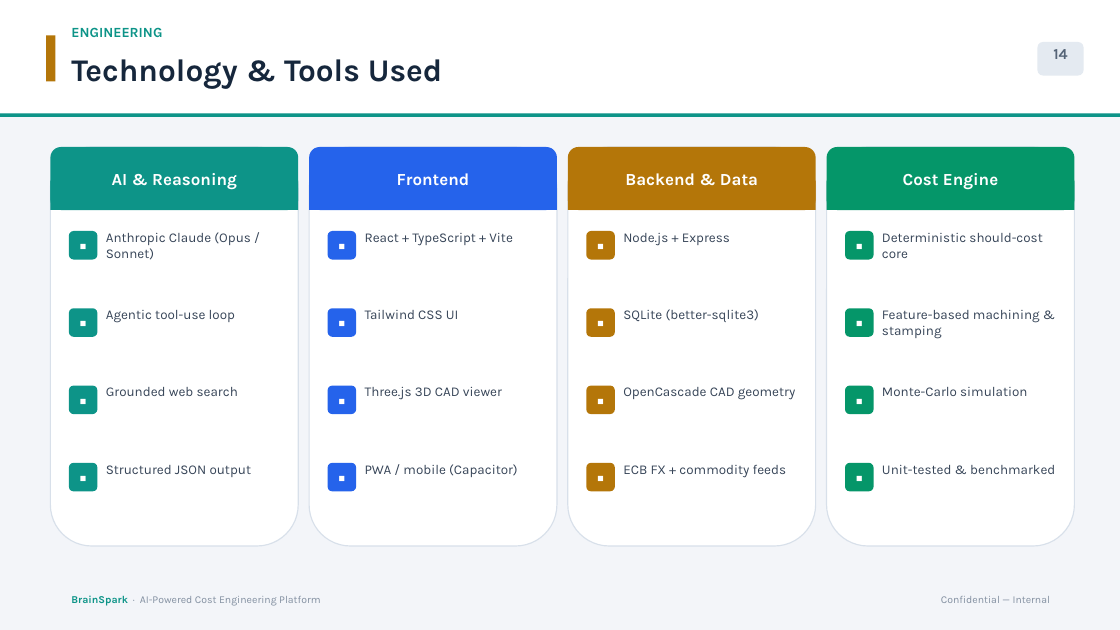
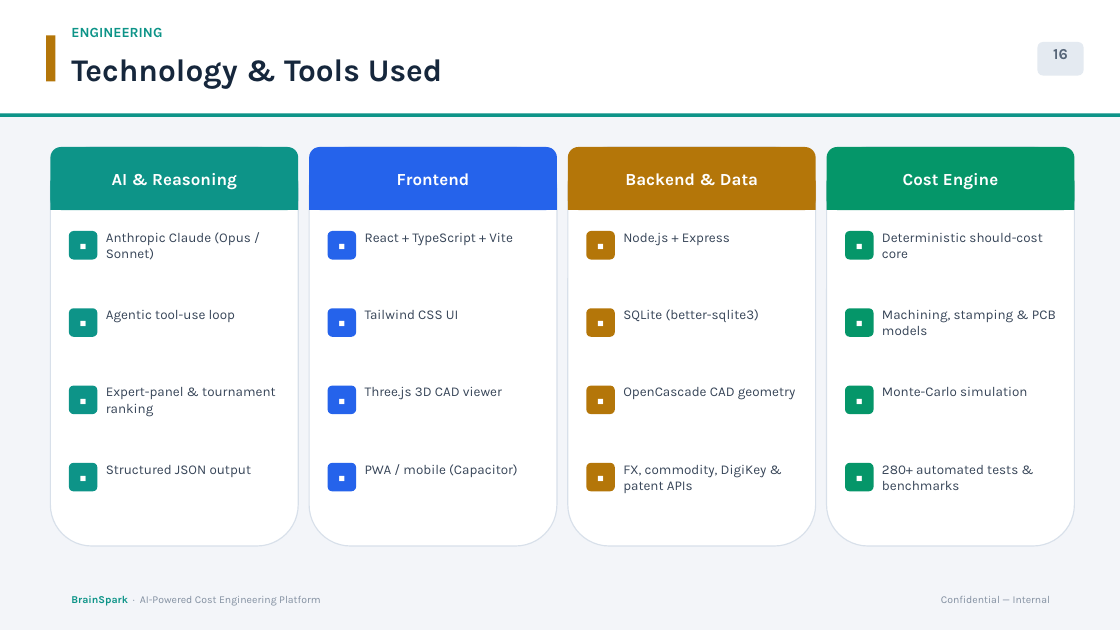
Before and after one commit to bhosaleavinash546/leamington-marathi, a slide deck: slide 16 of BrainSpark_Director_Presentation.pptx (slide 14 before the commit). Drawn at 1120x630 pixels with LibreOffice and Linux fonts; fonts in the diff are those of the drawing. Boxes give left, top, right and bottom in pixels: in the first picture for what was removed or moved away, otherwise in the second. Text is boxed around its words. In the diff, an @@ line names an element or a change of style, - is before the commit and + after.

```diff
--- a/BrainSpark_Director_Presentation.pptx
+++ b/BrainSpark_Director_Presentation.pptx
@@ text at (1053,49,1068,59): text changed @@
-14
+16
@@ text at (882,310,1056,335): text changed @@
-Feature-based machining & stamping
+Machining, stamping & PCB models
@@ text at (106,387,275,416): text changed @@
-Grounded web search
+Expert-panel & tournament ranking
@@ text at (623,465,767,493): text changed @@
-ECB FX + commodity feeds
+FX, commodity, DigiKey & patent APIs
@@ text at (882,465,1018,490): text changed @@
-Unit-tested & benchmarked
+280+ automated tests & benchmarks
```
Also in this commit, not shown: 10 other slides changed, 2 slides added.
